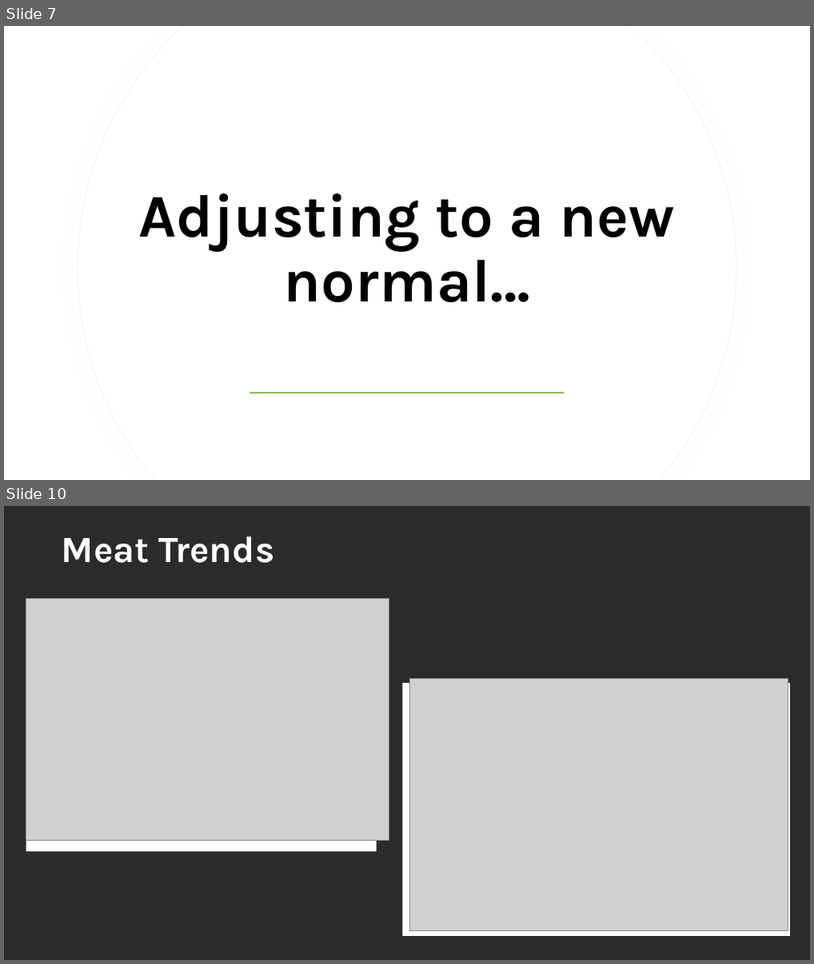
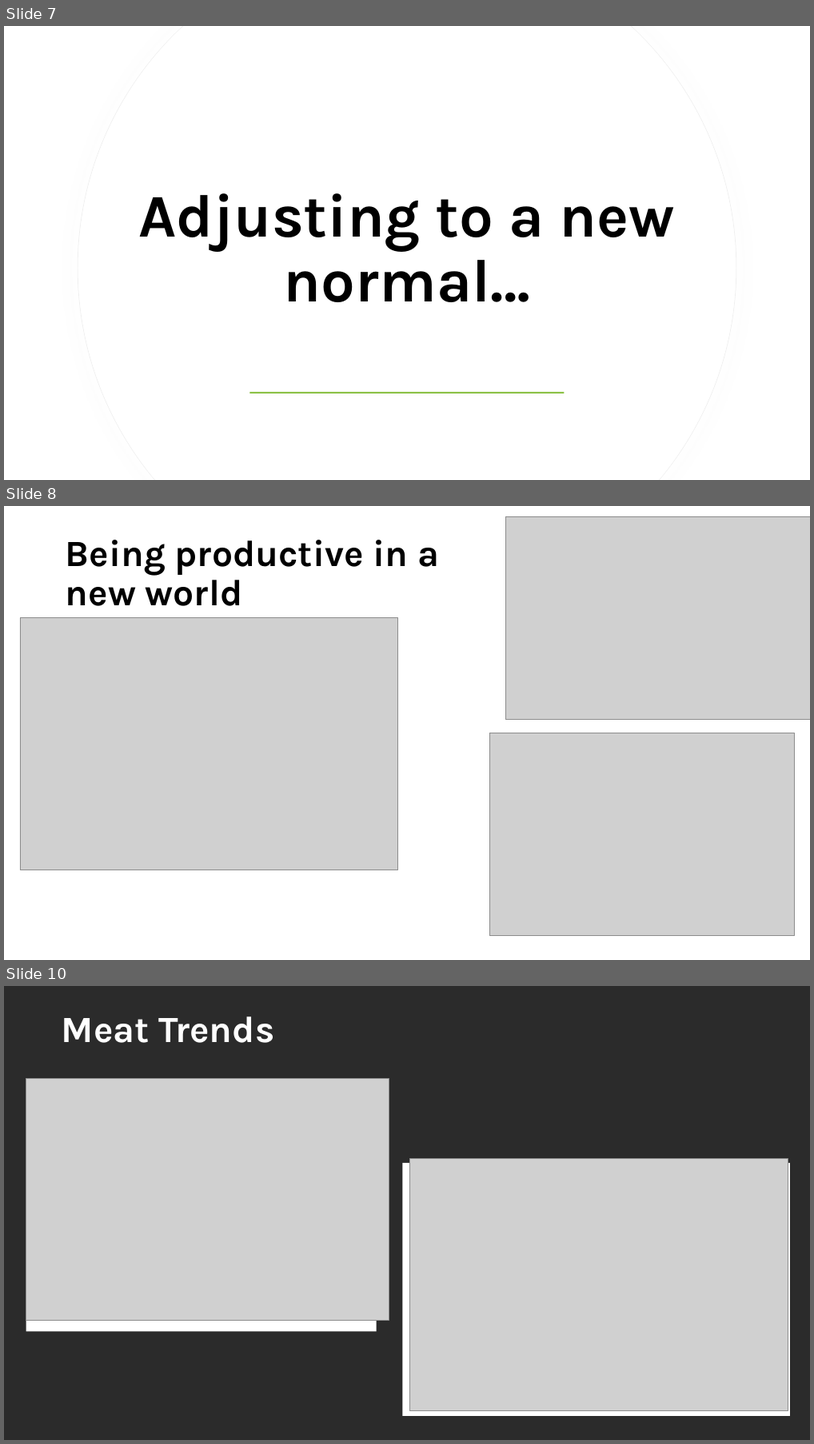
Before and after one commit to staceywai/bootcamp-project, a slide deck: Final Presentation/Bootcamp-Project-1.pptx. Shown one above the other, each under a label of ours: slides 7 and 10 before the commit, slides 7, 8 and 10 after it; the slides between them are not shown. The pictures are 814x964 and 814x1444 pixels, drawn with LibreOffice and Linux fonts; fonts in the diff are those of the drawing; grey boxes stand for pictures; background and template pictures are left out; a plain dark background stands for a picture behind light text. Boxes give left, top, right and bottom in pixels: in the first picture for what was removed or moved away, otherwise in the second. Text is boxed around its words. In the diff, an @@ line names an element or a change of style, - is before the commit and + after.

```diff
--- a/Final Presentation/Bootcamp-Project-1.pptx
+++ b/Final Presentation/Bootcamp-Project-1.pptx
@@ slide 8 added at (4,506,810,960), background #FFFFFF @@
@@ picture added at (506,516,810,720) @@
@@ title added at (66,540,439,606), 44 pt, text #000000, bold @@
+Being productive in a
+new world
@@ picture added at (20,618,398,870) @@
@@ picture added at (490,732,794,936) @@
```
Also in this commit, not shown: 2 slides changed, 1 slide removed.
